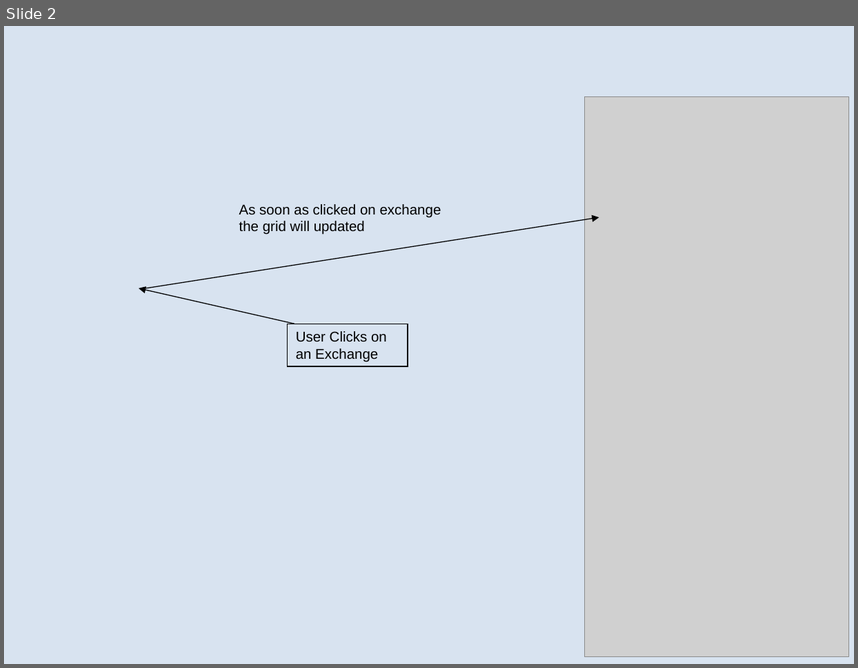
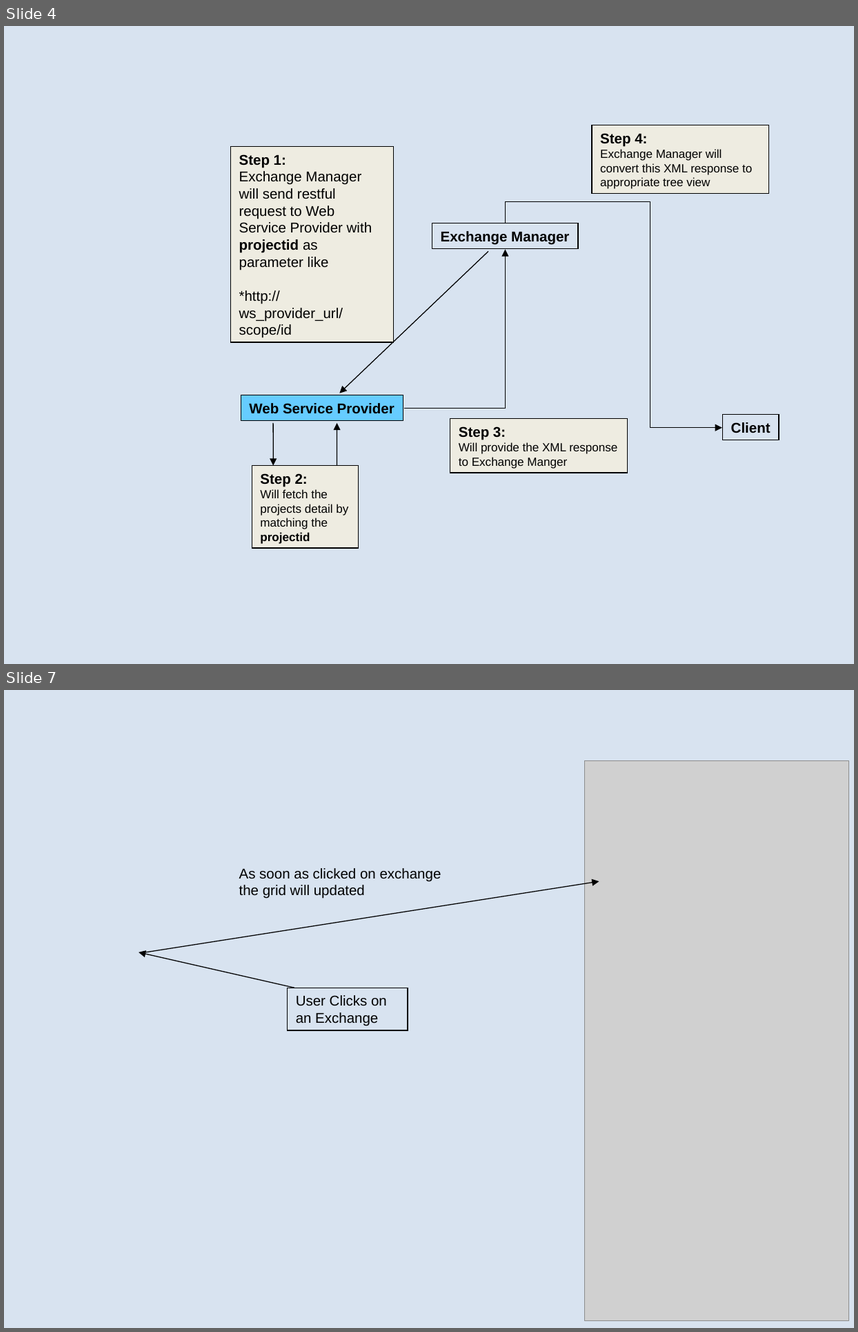
Before and after one commit to heyena/iring-tools, a slide deck: trunk/iRINGTools.ESB/documents/Sprint 2 User Stories.1.0.ppt. Shown one above the other, each under a label of ours: slide 2 before the commit, slides 4 and 7 after it; the slides between them are not shown. The pictures are 858x668 and 858x1332 pixels, drawn with LibreOffice and Linux fonts; fonts in the diff are those of the drawing; grey boxes stand for pictures; background and template pictures are left out. Boxes give left, top, right and bottom in pixels: in the first picture for what was removed or moved away, otherwise in the second. Text is boxed around its words. In the diff, an @@ line names an element or a change of style, - is before the commit and + after.

```diff
--- a/trunk/iRINGTools.ESB/documents/Sprint 2 User Stories.1.0.ppt
+++ b/trunk/iRINGTools.ESB/documents/Sprint 2 User Stories.1.0.ppt
@@ slide 4 added at bbox=[4, 26, 854, 664], background picture (left out) @@
@@ rectangle added at bbox=[593, 125, 769, 194], fill #EEECE1, outline #000000 0.74 pt, 10 pt, text #000000 @@
+Step 4:
+Exchange Manager will convert this XML response to appropriate tree view
@@ rectangle added at bbox=[231, 147, 394, 342], fill #EEECE1, outline #000000 0.74 pt, 12 pt, text #000000 @@
+Step 1:
+Exchange Manager will send restful request to Web Service Provider with projectid as parameter like
+*http://ws_provider_url/scope/id
@@ elbow arrow added from (506, 223) to (722, 428), #000000 0.74 pt @@
@@ rectangle added at bbox=[432, 223, 579, 249], outline #000000 0.74 pt, 12 pt, text #000000, bold @@
+Exchange Manager
@@ arrow added from (488, 251) to (340, 393), #000000 0.74 pt @@
@@ elbow arrow added from (404, 408) to (506, 250), #000000 0.74 pt @@
@@ rectangle added at bbox=[241, 395, 404, 421], fill #66CCFF, outline #000000 0.74 pt, 12 pt, text #000000, bold @@
+Web Service Provider
@@ rectangle added at bbox=[450, 419, 627, 473], fill #EEECE1, outline #000000 0.74 pt, 10 pt, text #000000 @@
+Step 3:
+Will provide the XML response to Exchange Manger
@@ rectangle added at bbox=[723, 414, 780, 440], outline #000000 0.74 pt, 12 pt, text #000000, bold @@
+Client
@@ arrow added from (274, 423) to (274, 466), #000000 0.74 pt @@
@@ arrow added from (337, 466) to (337, 423), #000000 0.74 pt @@
@@ rectangle added at bbox=[252, 466, 359, 548], fill #EEECE1, outline #000000 0.74 pt, 10 pt, text #000000 @@
+Step 2:
+Will fetch the projects detail by matching the projectid
@@ what was slide 2 is now slide 7 @@
```
Also in this commit, not shown: 2 slides changed, 8 other slides added, 3 slides removed.
